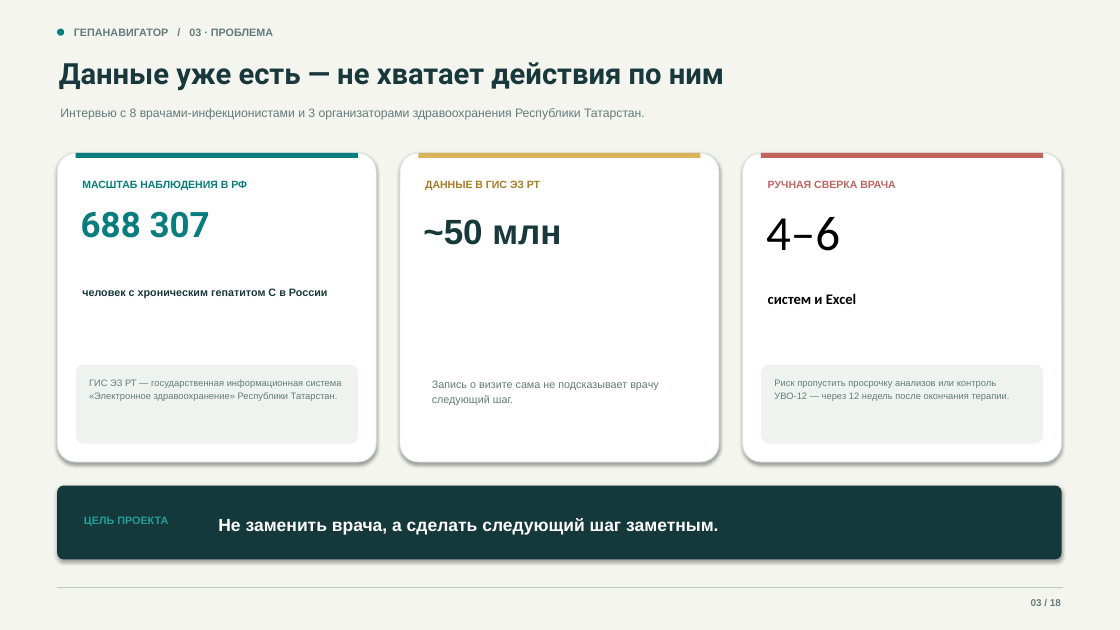
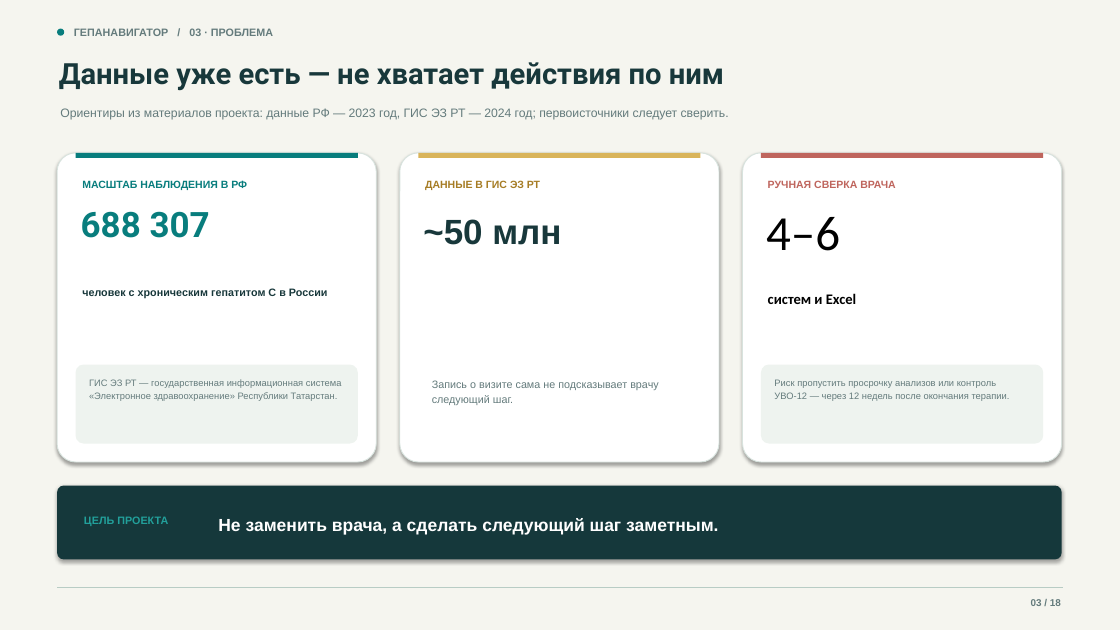
Before and after one commit to devenportg/GepaNavigator, a slide deck: slide 3 of deliverables/GepaNavigator_release.pptx. Drawn at 1120x630 pixels with LibreOffice and Linux fonts; fonts in the diff are those of the drawing. Boxes give left, top, right and bottom in pixels: in the first picture for what was removed or moved away, otherwise in the second. Text is boxed around its words. In the diff, an @@ line names an element or a change of style, - is before the commit and + after.

```diff
--- a/deliverables/GepaNavigator_release.pptx
+++ b/deliverables/GepaNavigator_release.pptx
@@ text at <box>60,108,729,120</box>: text changed @@
-Интервью с 8 врачами-инфекционистами и 3 организаторами здравоохранения Республики Татарстан.
+Ориентиры из материалов проекта: данные РФ — 2023 год, ГИС ЭЗ РТ — 2024 год; первоисточники следует сверить.
```
Also in this commit, not shown: 10 other slides changed, 9 other files.
